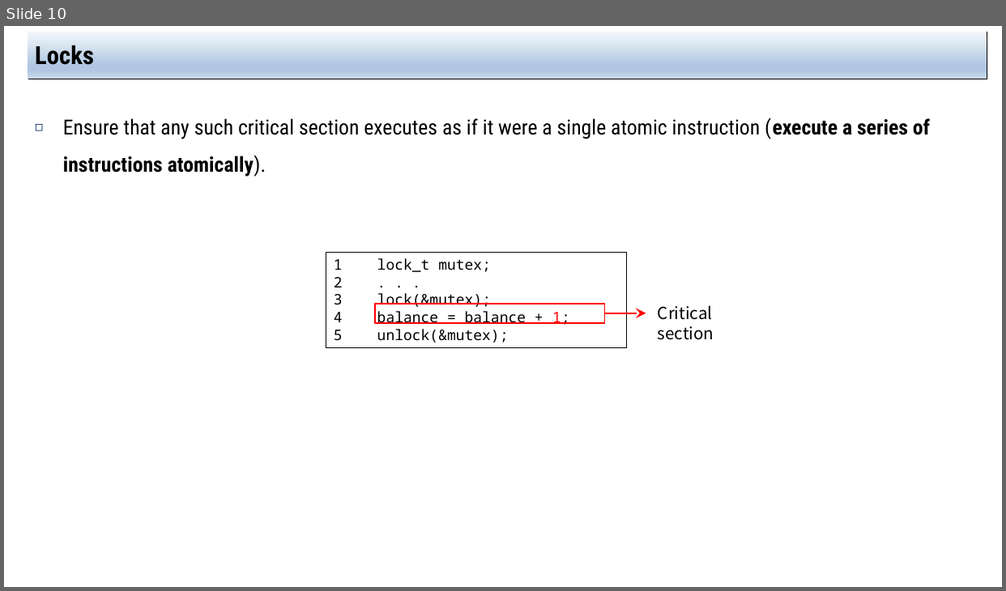
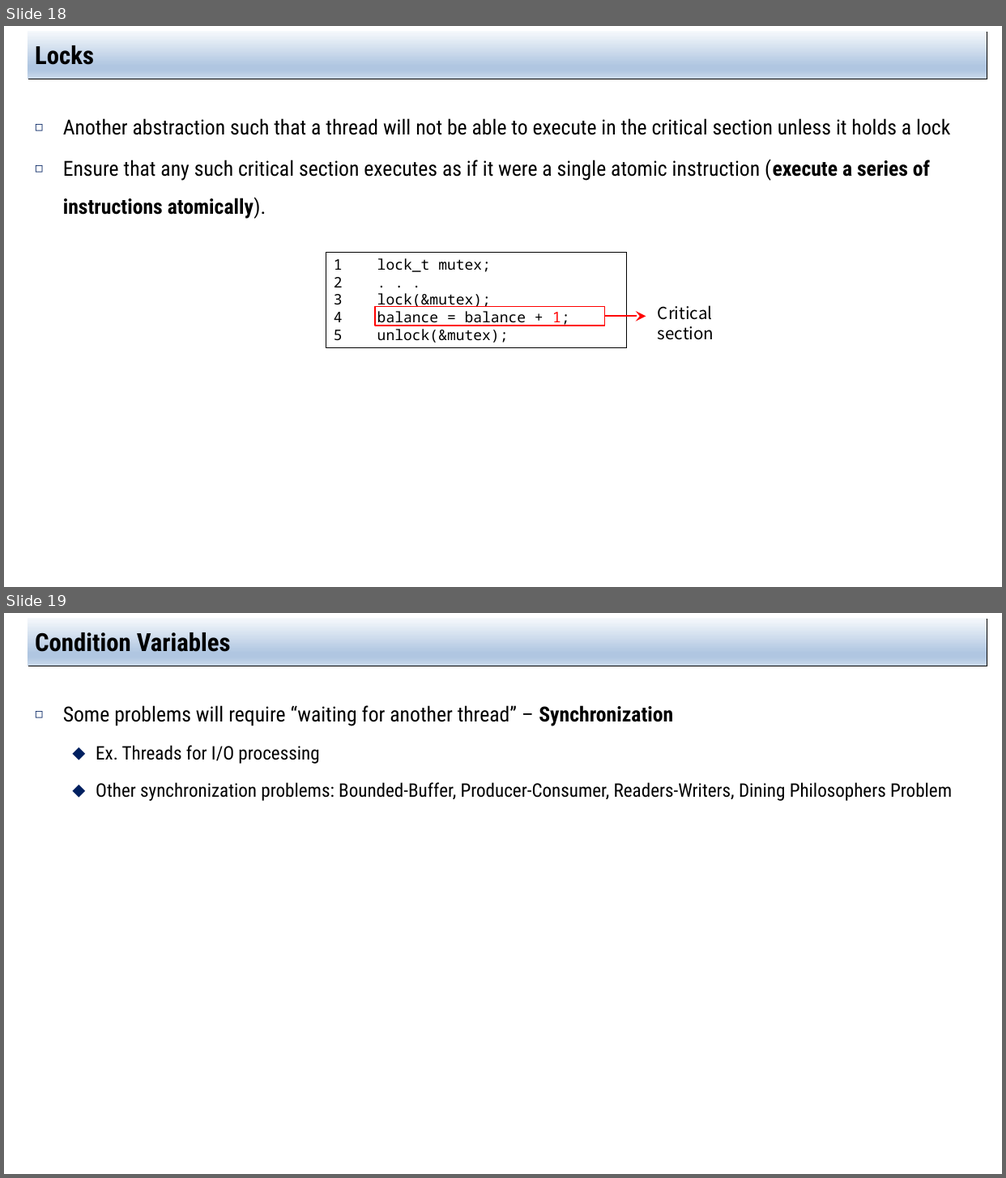
Before and after one commit to jachermocilla/extra-course-materials, a slide deck: cmsc125/ostep/slides/02.Concurrency/26.Concurrency_An_Introduction.pptx. Shown one above the other, each under a label of ours: slide 10 before the commit, slides 18 and 19 after it. The pictures are 1006x591 and 1006x1178 pixels, drawn with LibreOffice and Linux fonts; fonts in the diff are those of the drawing. Boxes give left, top, right and bottom in pixels: in the first picture for what was removed or moved away, otherwise in the second. Text is boxed around its words. In the diff, an @@ line names an element or a change of style, - is before the commit and + after.

```diff
--- a/cmsc125/ostep/slides/02.Concurrency/26.Concurrency_An_Introduction.pptx
+++ b/cmsc125/ostep/slides/02.Concurrency/26.Concurrency_An_Introduction.pptx
@@ slide 19 added at (x1=4, y1=613, x2=1002, y2=1174), background #FFFFFF @@
@@ title added at (x1=27, y1=618, x2=987, y2=666), fill gradient #F6F9FC to #B0C6E1 to #CAD9EB, 24 pt, text #000000, bold @@
+Condition Variables
@@ text added at (x1=63, y1=705, x2=952, y2=801), 18 pt, text #000000 @@
+◻ Some problems will require “waiting for another thread” – Synchronization
+  ⬥ Ex. Threads for I/O processing
+  ⬥ Other synchronization problems: Bounded-Buffer, Producer-Consumer, Readers-Writers, Dining Philosophers Problem
@@ what was slide 10 is now slide 18 @@
@@ slide 18 changed as well @@
@@ text at (x1=63, y1=118, x2=950, y2=135): paragraph added @@
+◻ Another abstraction such that a thread will not be able to execute in the critical section unless it holds a lock
@@ rectangle moved from (x1=374, y1=304, x2=604, y2=323) to (x1=374, y1=307, x2=604, y2=327) @@
@@ arrow moved from (605, 314) - (646, 314) to (605, 317) - (646, 317) @@
```
Also in this commit, not shown: 5 other slides changed, 8 other slides added, 3 other files.
